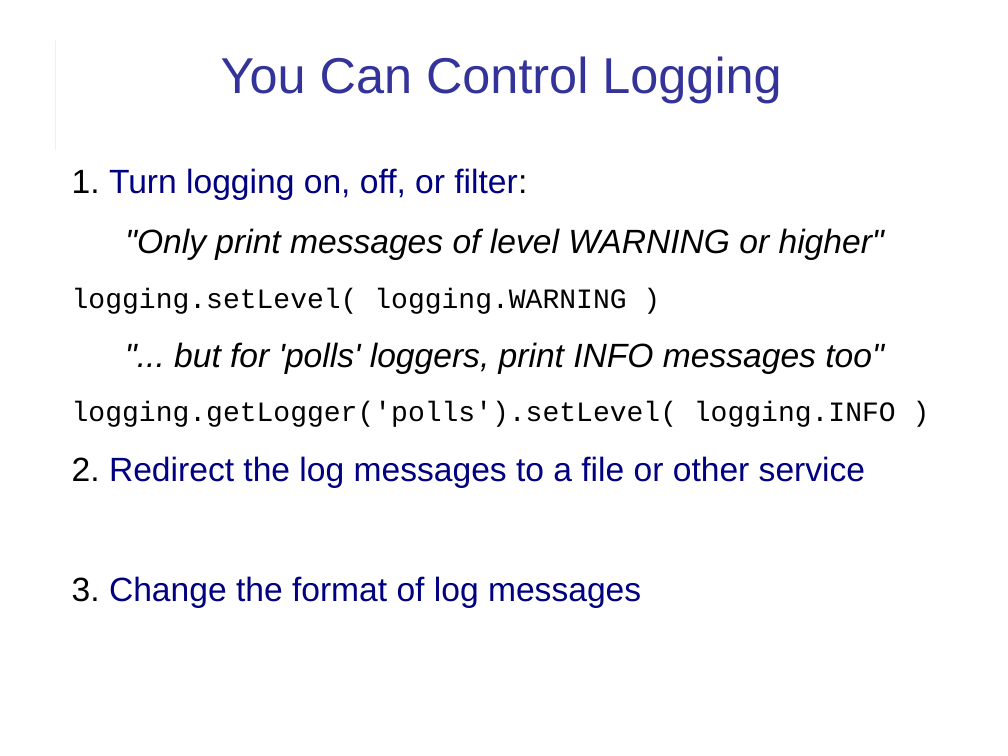
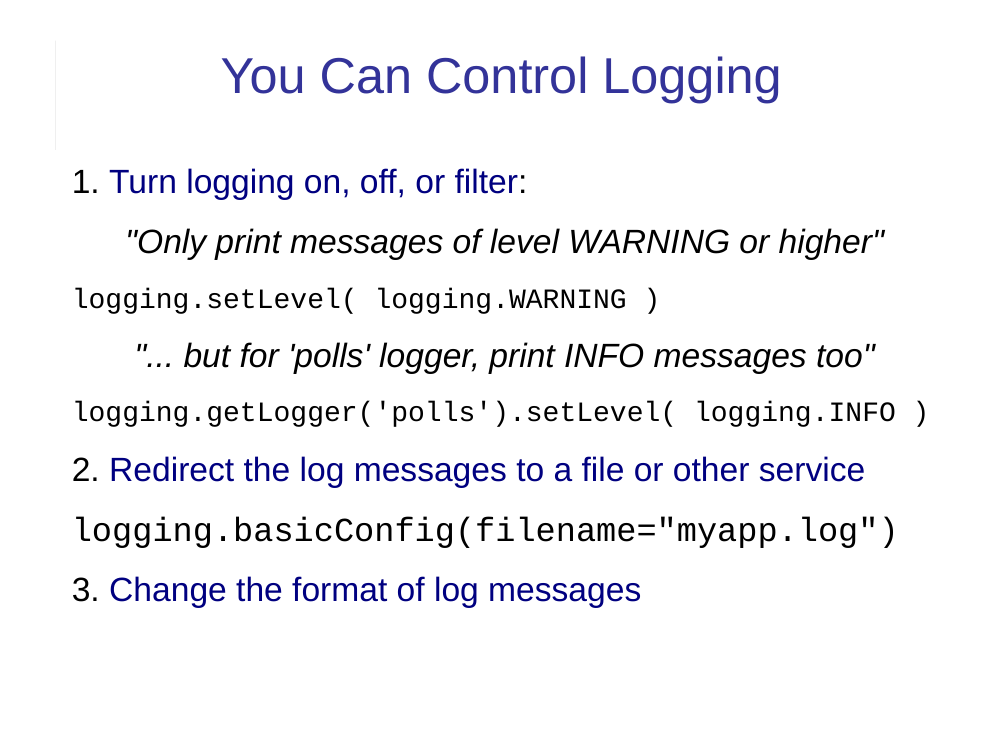
Before and after one commit to cpske/ISP, a slide deck: slide 13 of logging/Logging.ppt. Drawn at 1008x756 pixels with LibreOffice and Linux fonts; fonts in the diff are those of the drawing. Boxes give left, top, right and bottom in pixels: in the first picture for what was removed or moved away, otherwise in the second. Text is boxed around its words. In the diff, an @@ line names an element or a change of style, - is before the commit and + after.

Commit message:
minor update in Logging, decouple

```diff
--- a/logging/Logging.ppt
+++ b/logging/Logging.ppt
@@ text at box(184, 342, 875, 374): text changed @@
-"... but for 'polls' loggers, print INFO messages too"
+"... but for 'polls' logger, print INFO messages too"
@@ text at box(72, 516, 899, 548): paragraph added @@
+logging.basicConfig(filename="myapp.log")
```
Also in this commit, not shown: 3 other slides changed, 3 other files.
